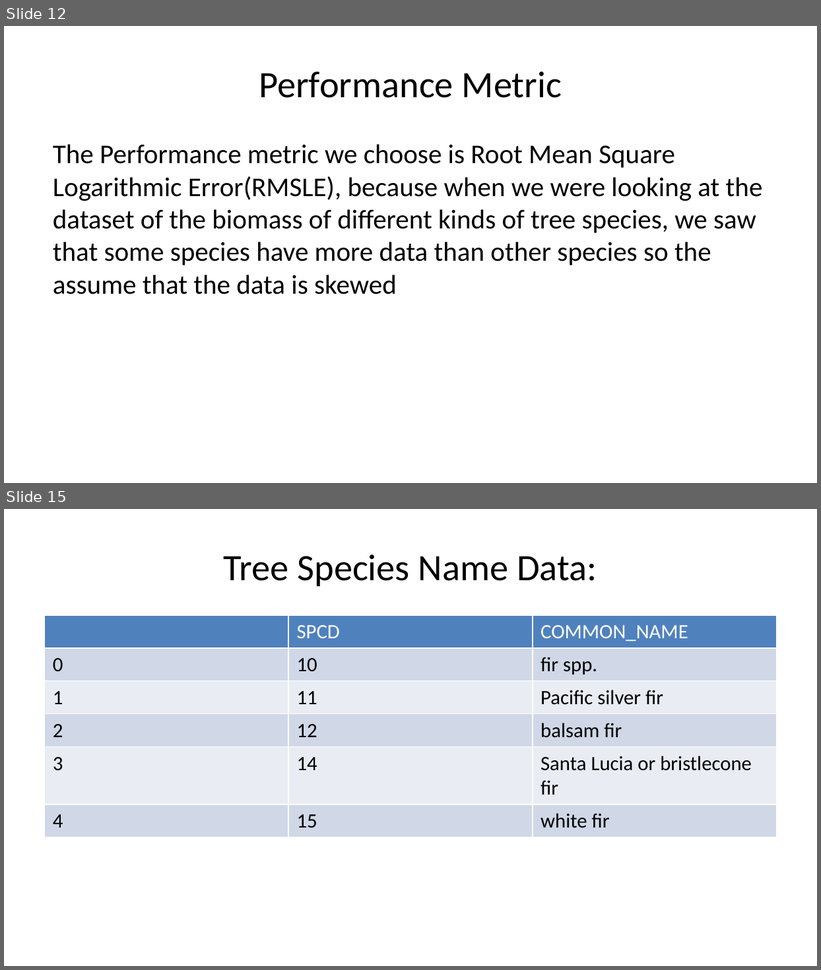
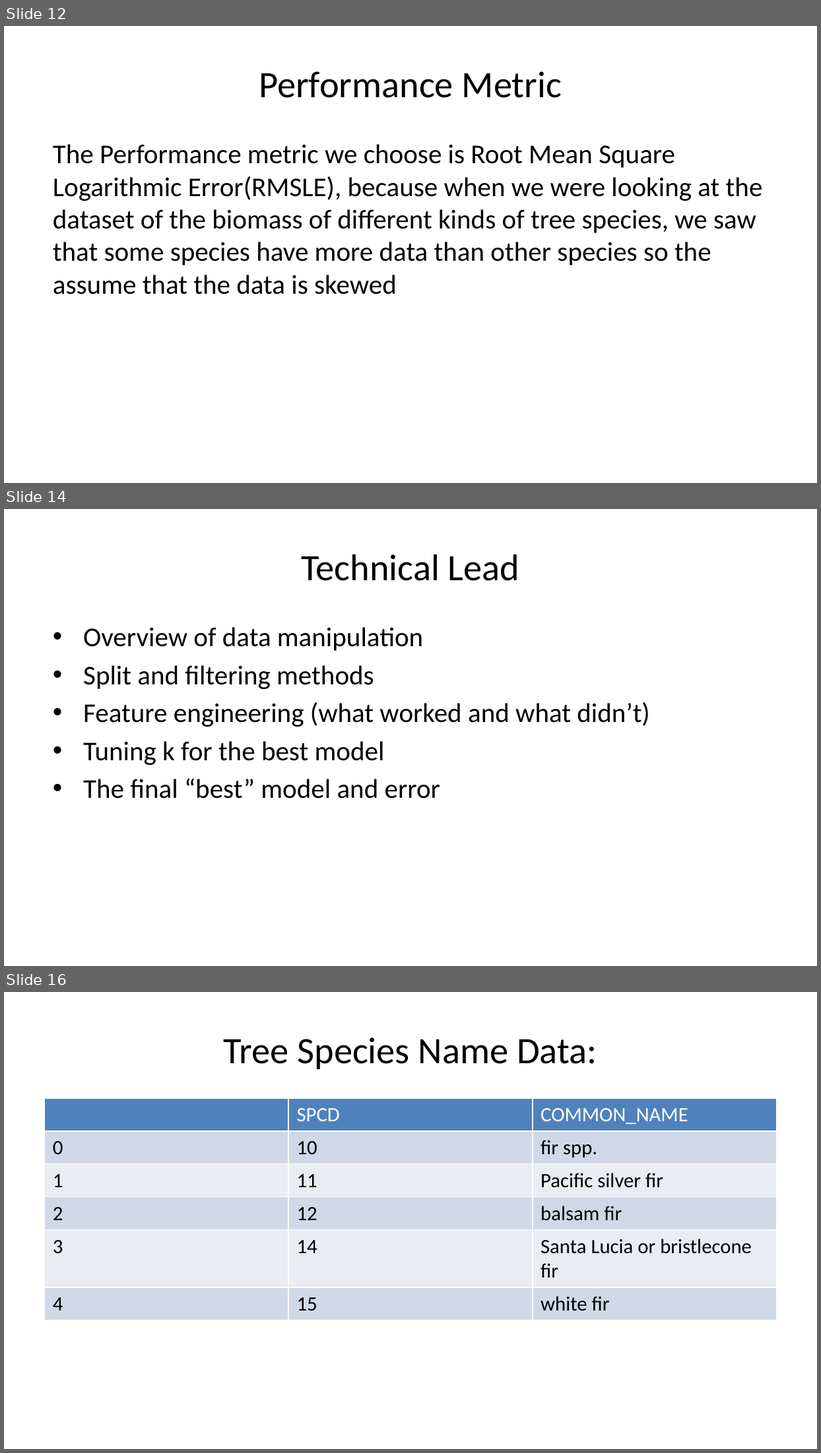
Before and after one commit to deancallahan25/Redwood-Analytics-Portfolio, a slide deck: Project-3/presentation.pptx. Shown one above the other, each under a label of ours: slides 12 and 15 before the commit, slides 12, 14 and 16 after it; the slides between them are not shown. The pictures are 821x970 and 821x1453 pixels, drawn with LibreOffice and Linux fonts; fonts in the diff are those of the drawing. Boxes give left, top, right and bottom in pixels: in the first picture for what was removed or moved away, otherwise in the second. Text is boxed around its words. In the diff, an @@ line names an element or a change of style, - is before the commit and + after.

```diff
--- a/Project-3/presentation.pptx
+++ b/Project-3/presentation.pptx
@@ slide 14 added at [4, 509, 817, 966], background #FFFFFF @@
@@ title added at [301, 554, 519, 581], 33 pt, text #000000 @@
+Technical Lead
@@ text added at [83, 627, 650, 799], 24 pt, text #000000 @@
+• Overview of data manipulation
+• Split and filtering methods
+• Feature engineering (what worked and what didn’t)
+• Tuning k for the best model
+• The final “best” model and error
@@ what was slide 15 is now slide 16 @@
```
Also in this commit, not shown: 2 slides changed, 2 other slides added, 2 other files.
